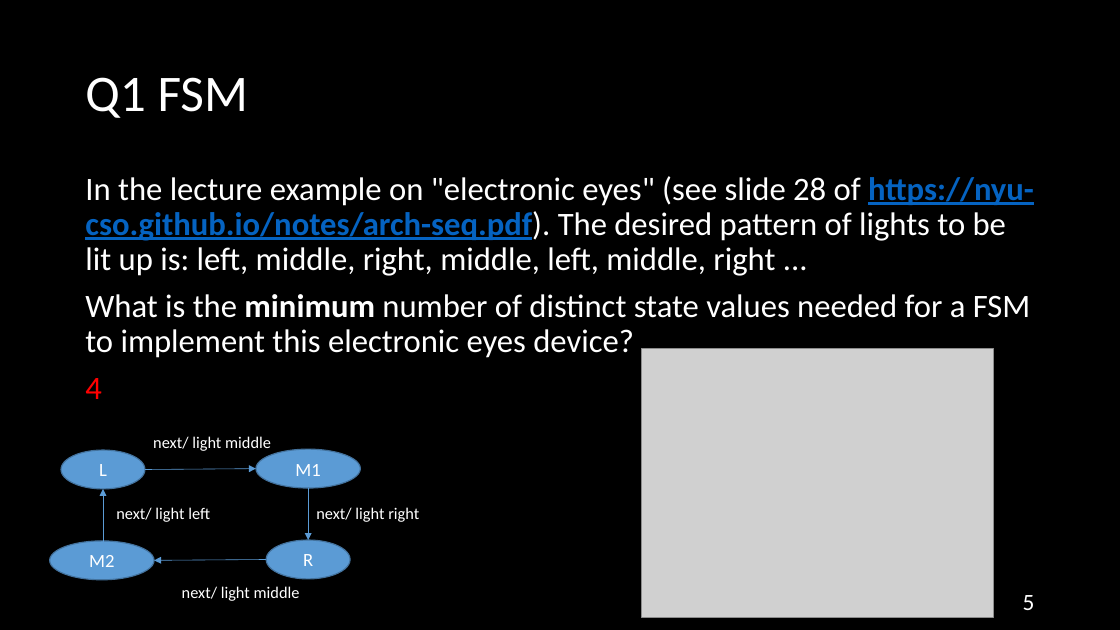
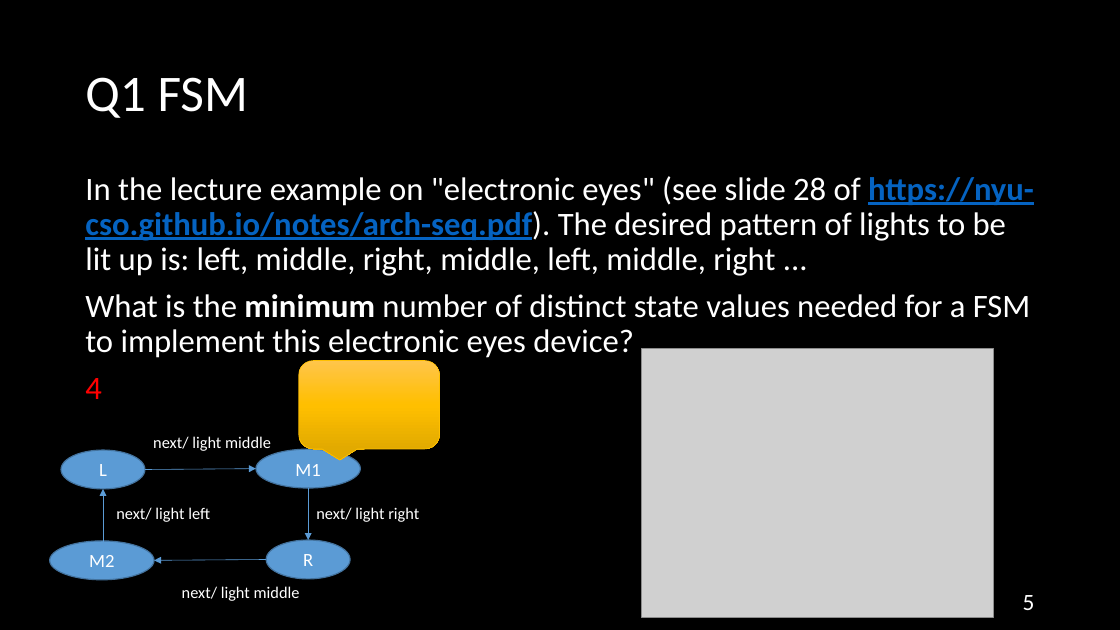
Before and after one commit to NYU-CSO/nyu-cso.github.io, a slide deck: slide 5 of rec-notes/r14.pptx. Drawn at 1120x630 pixels with LibreOffice and Linux fonts; fonts in the diff are those of the drawing; grey boxes stand for pictures. Boxes give left, top, right and bottom in pixels: in the first picture for what was removed or moved away, otherwise in the second. Text is boxed around its words. In the diff, an @@ line names an element or a change of style, - is before the commit and + after.

```diff
--- a/rec-notes/r14.pptx
+++ b/rec-notes/r14.pptx
@@ rounded speech box added at (299,360,440,449), fill gradient #FFC64B to #FFC000 to #E3AB00, outline #FFC000 0.5 pt @@
```
Also in this commit, not shown: 11 other slides changed, 1 other file.
